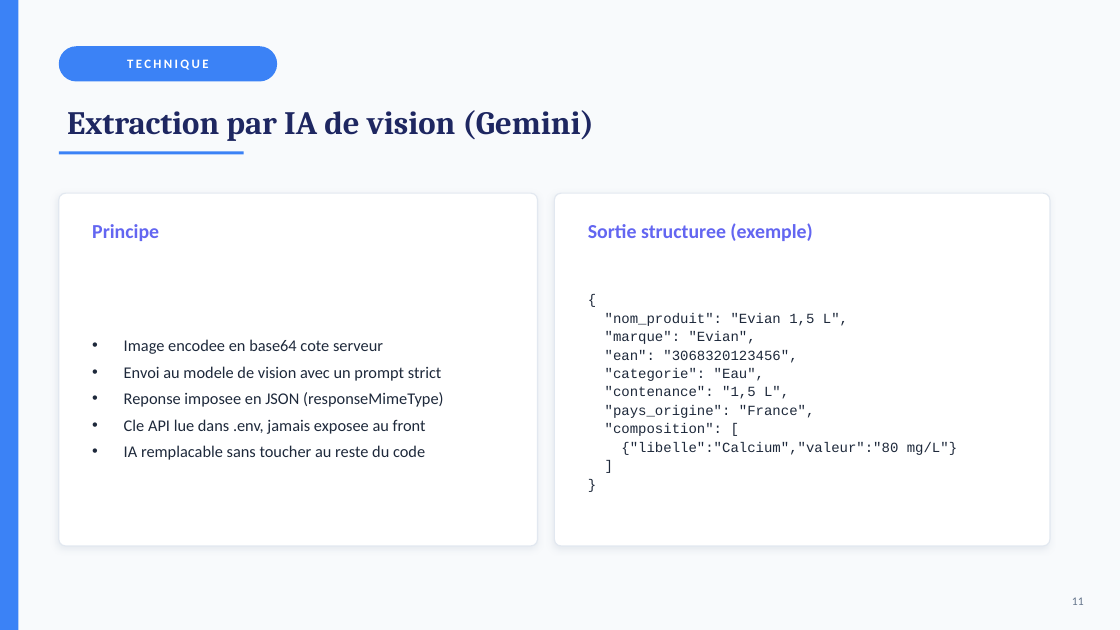
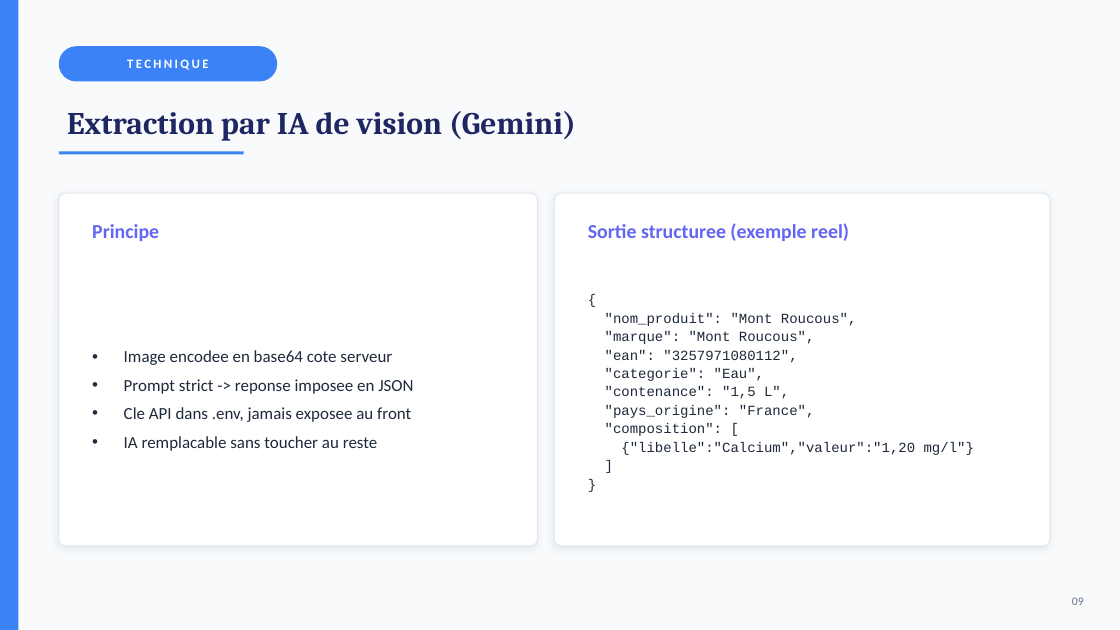
Before and after one commit to philippe-eftekhari/Projet-PIMP, a slide deck: slide 10 of presentation.pptx (slide 12 before the commit). Drawn at 1120x630 pixels with LibreOffice and Linux fonts; fonts in the diff are those of the drawing. Boxes give left, top, right and bottom in pixels: in the first picture for what was removed or moved away, otherwise in the second. Text is boxed around its words. In the diff, an @@ line names an element or a change of style, - is before the commit and + after.

```diff
--- a/presentation.pptx
+++ b/presentation.pptx
@@ text "Extraction par IA de vision ..." at [67, 111, 576, 141]: size 28 to 27 pt @@
@@ text at [588, 223, 849, 241]: text changed @@
-Sortie structuree (exemple)
+Sortie structuree (exemple reel)
@@ text at [605, 313, 857, 363]: text changed @@
-"nom_produit": "Evian 1,5 L",
-"marque": "Evian",
-"ean": "3068320123456",
+"nom_produit": "Mont Roucous",
+"marque": "Mont Roucous",
+"ean": "3257971080112",
@@ text at [124, 350, 392, 365]: size 14 to 14.5 pt in "Image encodee en base64 cote serveur"; line spacing 1.35 to 1.4 @@
@@ text at [124, 379, 413, 451]: text changed; size 14 to 14.5 pt @@
-• Envoi au modele de vision avec un prompt strict
-• Reponse imposee en JSON (responseMimeType)
-• Cle API lue dans .env, jamais exposee au front
-• IA remplacable sans toucher au reste du code
+• Prompt strict -> reponse imposee en JSON
+• Cle API dans .env, jamais exposee au front
+• IA remplacable sans toucher au reste
@@ text at [621, 442, 974, 455]: text changed @@
-{"libelle":"Calcium","valeur":"80 mg/L"}
+{"libelle":"Calcium","valeur":"1,20 mg/l"}
@@ text at [1072, 597, 1084, 605]: text changed @@
-11
+09
```
Also in this commit, not shown: 14 other slides changed, 5 slides removed, 6 other files.
